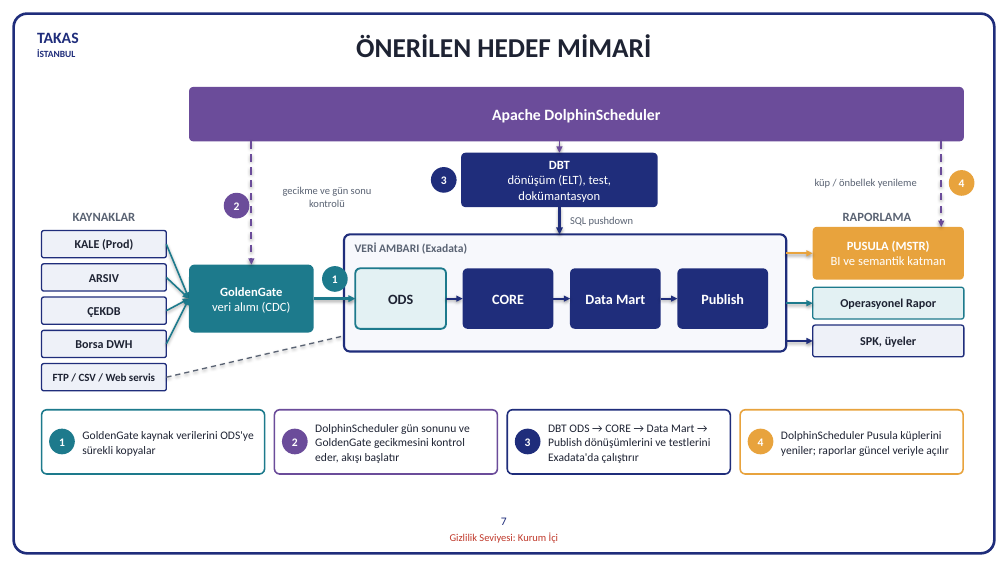
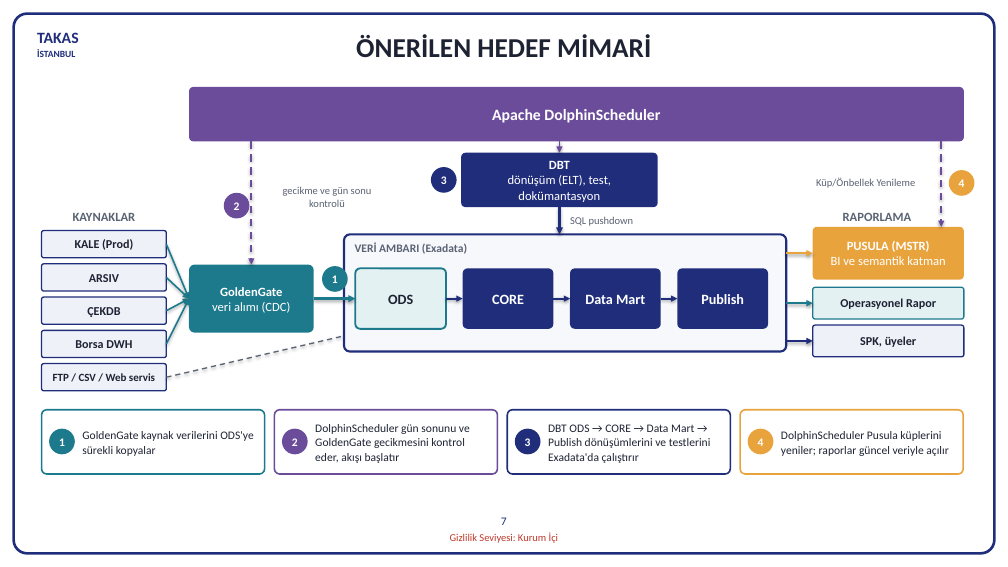
Before and after one commit to hanifidemirel0/Cursor-Projects, a slide deck: slide 7 of outputs/dwh-sunum-kasim-2026/5 - DWHSunum_Kasim2026.pptx. Drawn at 1008x567 pixels with LibreOffice and Linux fonts; fonts in the diff are those of the drawing. Boxes give left, top, right and bottom in pixels: in the first picture for what was removed or moved away, otherwise in the second. Text is boxed around its words. In the diff, an @@ line names an element or a change of style, - is before the commit and + after.

```diff
--- a/outputs/dwh-sunum-kasim-2026/5 - DWHSunum_Kasim2026.pptx
+++ b/outputs/dwh-sunum-kasim-2026/5 - DWHSunum_Kasim2026.pptx
@@ text at (x1=816, y1=178, x2=916, y2=188): text changed @@
-küp / önbellek yenileme
+Küp/Önbellek Yenileme
```
Also in this commit, not shown: 2 other files.
